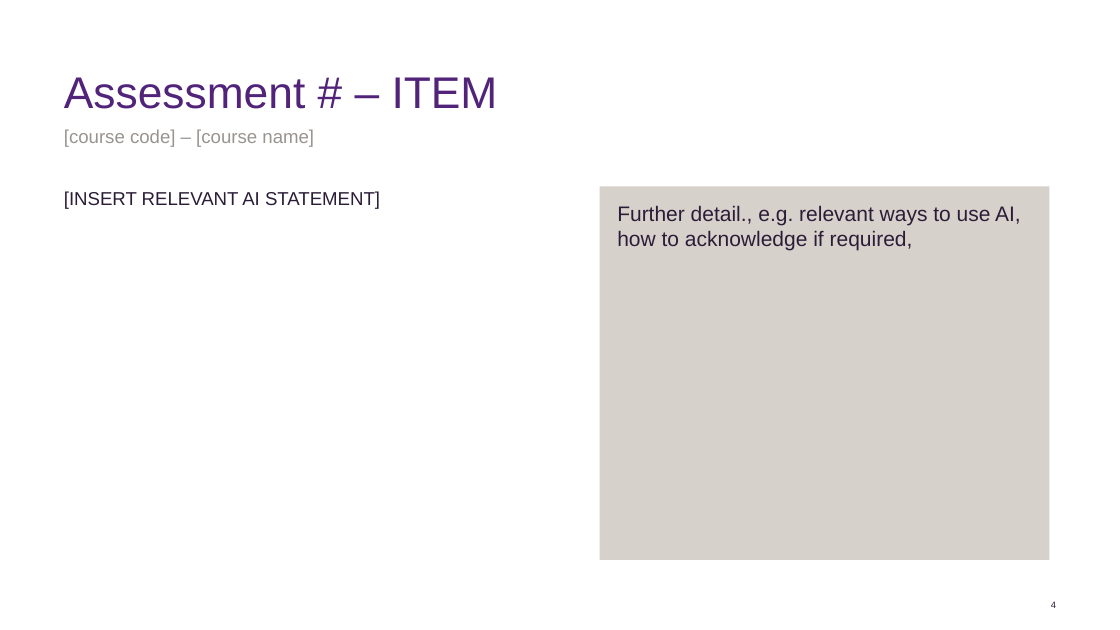
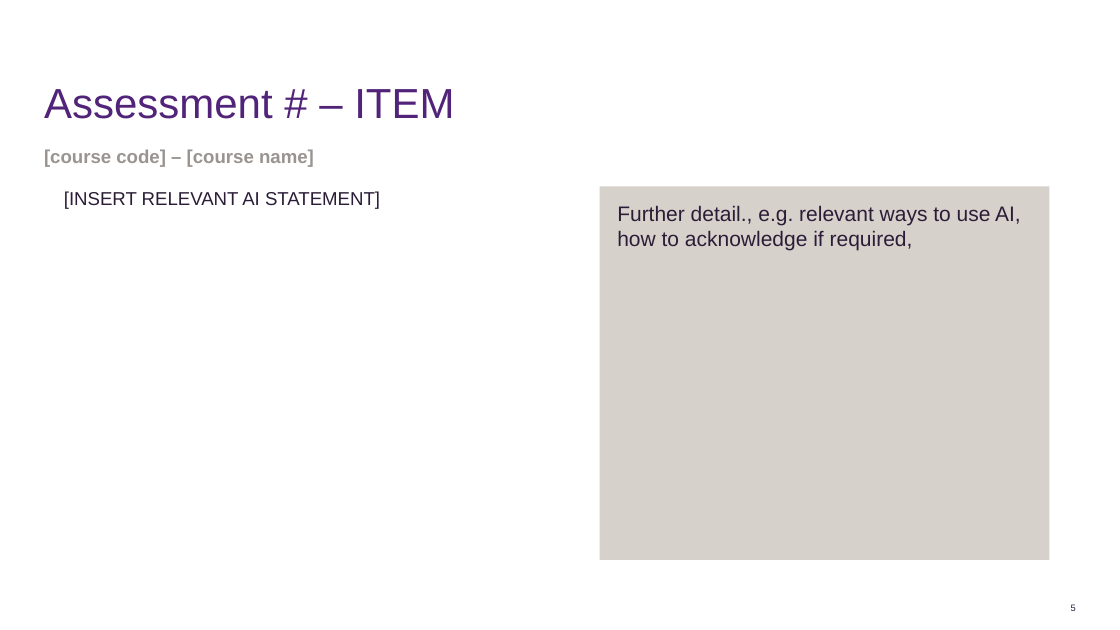
Before and after one commit to jraiti/BEL-Assessment-Guidelines, a slide deck: slide 5 of resources/Using_AI_in_[course]_assessment_(TEMPLATE).pptx (slide 4 before the commit). Drawn at 1120x630 pixels with LibreOffice and Linux fonts; fonts in the diff are those of the drawing; background and template pictures are left out. Boxes give left, top, right and bottom in pixels: in the first picture for what was removed or moved away, otherwise in the second. Text is boxed around its words. In the diff, an @@ line names an element or a change of style, - is before the commit and + after.

```diff
--- a/resources/Using_AI_in_[course]_assessment_(TEMPLATE).pptx
+++ b/resources/Using_AI_in_[course]_assessment_(TEMPLATE).pptx
@@ title "Assessment # – ITEM": place and size @@
-title "Assessment # – ITEM" at <box>64,77,498,109</box>
+title "Assessment # – ITEM" at <box>44,89,454,119</box>
@@ title "Assessment # – ITEM" at <box>44,89,454,119</box>: size 38 to 36 pt @@
@@ text "[course code] – [course name]": place and size @@
-text "[course code] – [course name]" at <box>64,129,314,147</box>
+text "[course code] – [course name]" at <box>44,149,314,167</box>
@@ text "[course code] – [course name]" at <box>44,149,314,167</box>: bold on @@
@@ page number at <box>1071,604,1076,611</box>: text changed @@
-4
+5
```
Also in this commit, not shown: 7 other slides changed, 2 slides added, 1 slide removed, 4 other files.
